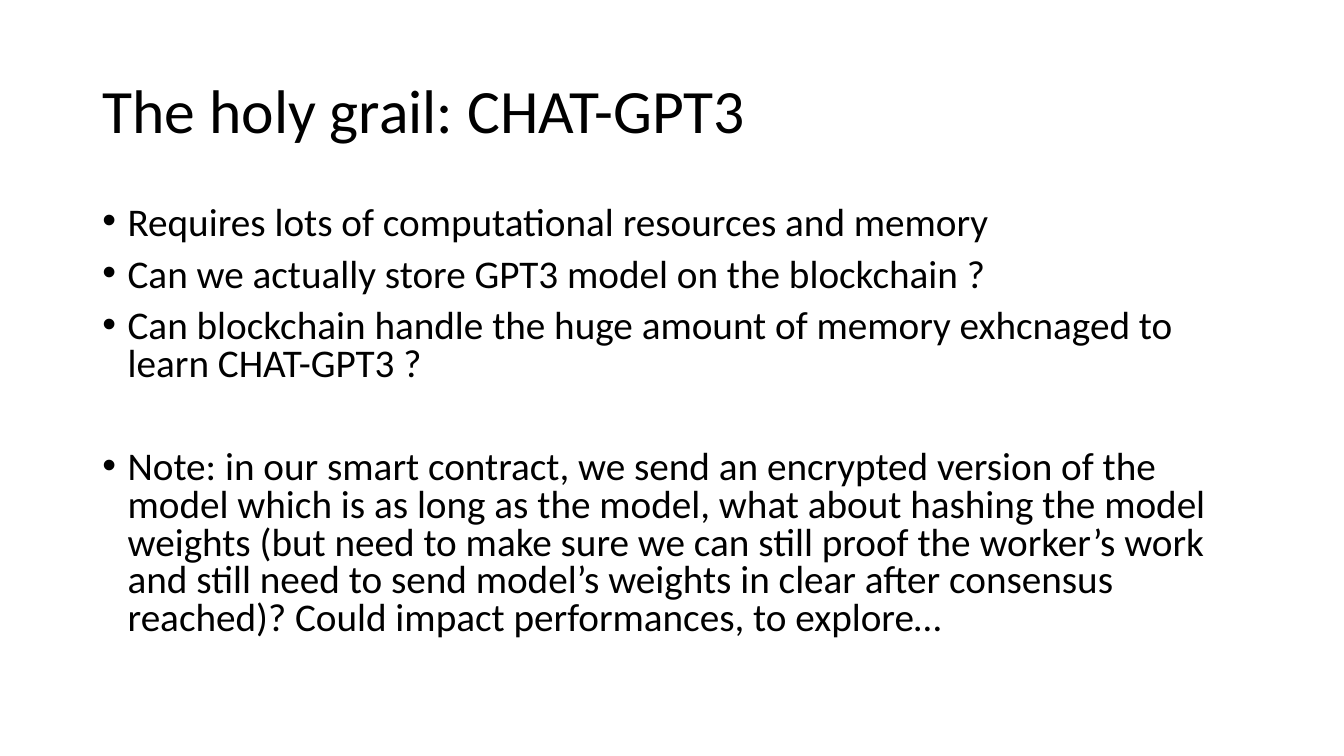
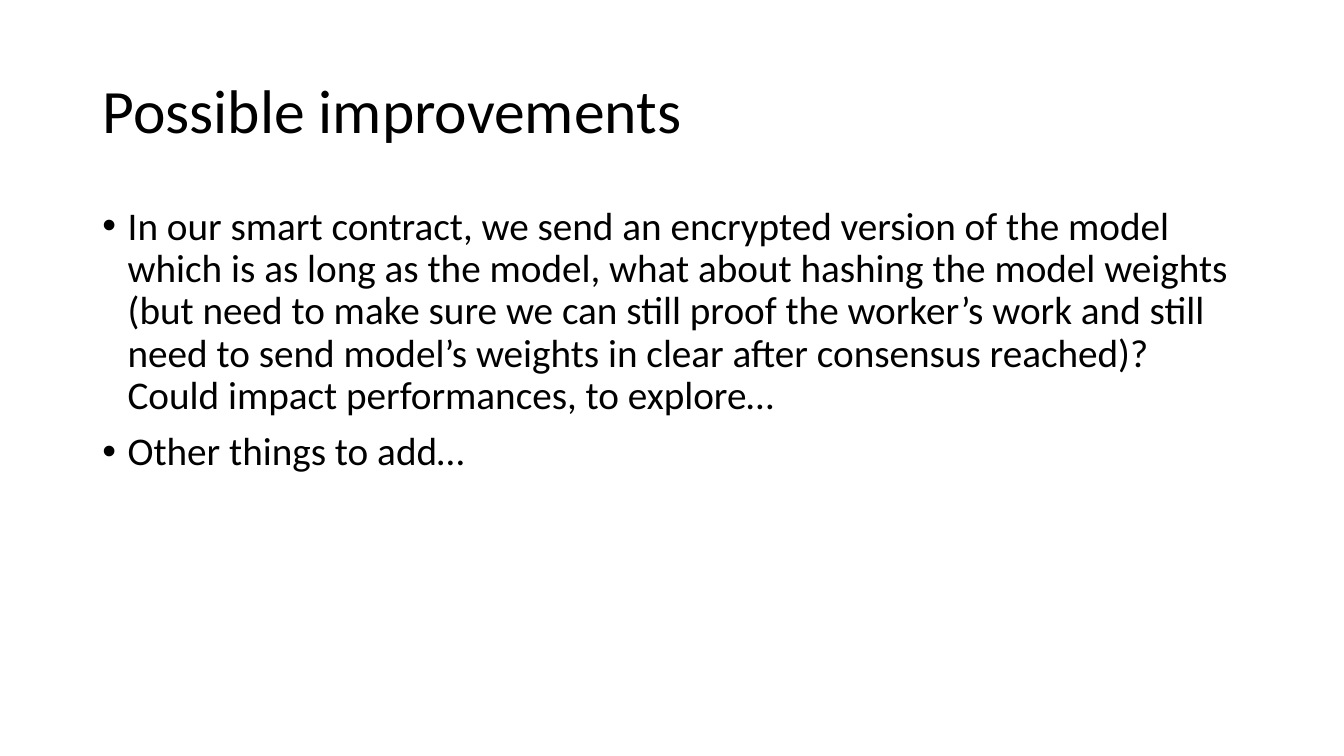
Before and after one commit to douglasbouchet/ML_on_blockchain, a slide deck: slide 15 of Presentation.pptx (slide 9 before the commit). Drawn at 1344x756 pixels with LibreOffice and Linux fonts; fonts in the diff are those of the drawing. Boxes give left, top, right and bottom in pixels: in the first picture for what was removed or moved away, otherwise in the second. Text is boxed around its words. In the diff, an @@ line names an element or a change of style, - is before the commit and + after.

```diff
--- a/Presentation.pptx
+++ b/Presentation.pptx
@@ title at box(102, 90, 681, 143): text changed @@
-The holy grail: CHAT-GPT3
+Possible improvements
@@ text at box(128, 212, 1227, 472): text changed @@
-• Requires lots of computational resources and memory
-• Can we actually store GPT3 model on the blockchain ?
-• Can blockchain handle the huge amount of memory exhcnaged to learn CHAT-GPT3 ?
-• Note: in our smart contract, we send an encrypted version of the model which is as long as the model, what about hashing the model weights (but need to make sure we can still proof the worker’s work and still need to send model’s weights in clear after consensus reached)? Could impact performances, to explore…
+• In our smart contract, we send an encrypted version of the model which is as long as the model, what about hashing the model weights (but need to make sure we can still proof the worker’s work and still need to send model’s weights in clear after consensus reached)? Could impact performances, to explore…
+• Other things to add…
```
Also in this commit, not shown: 5 other slides changed, 8 slides added, 3 slides removed.
